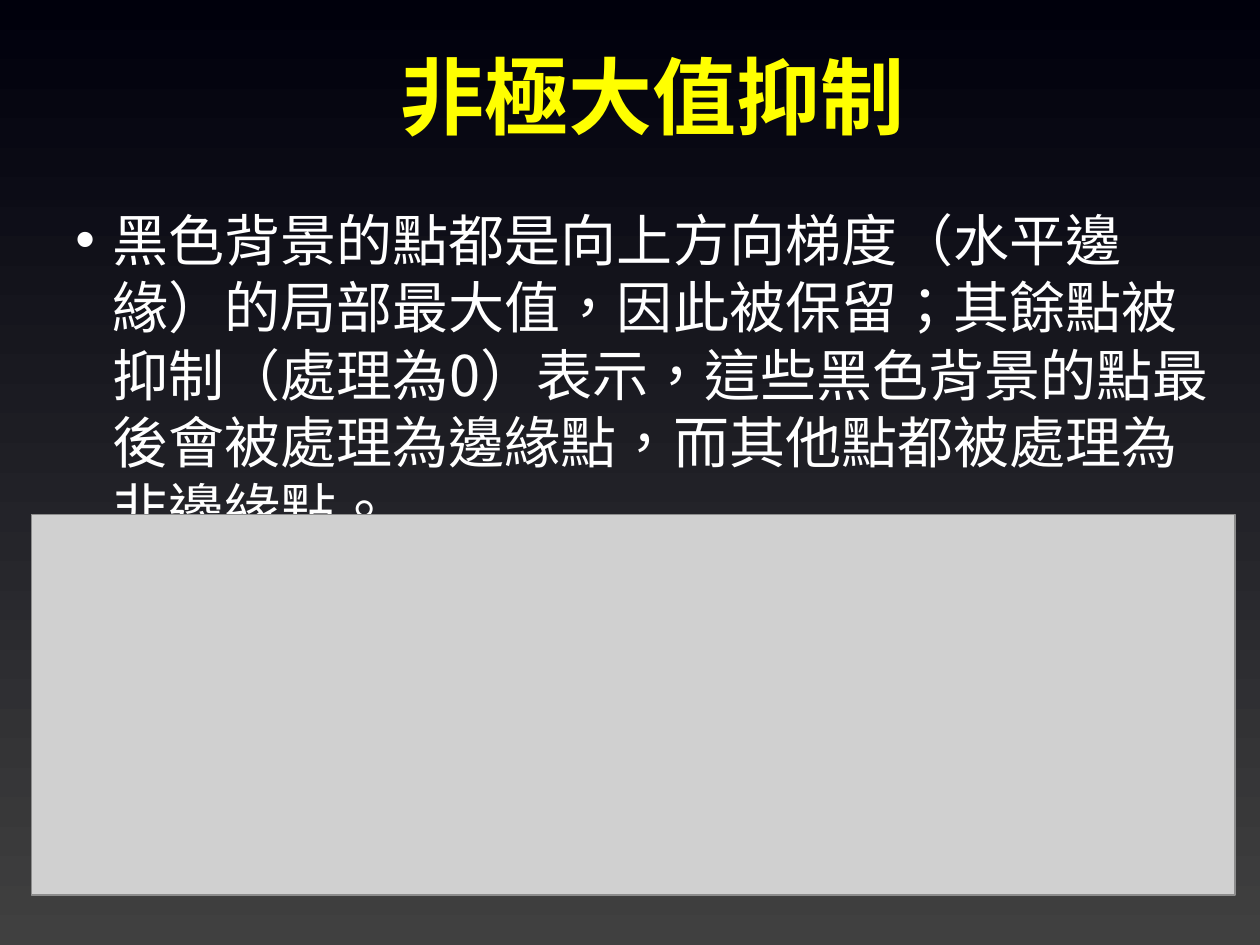
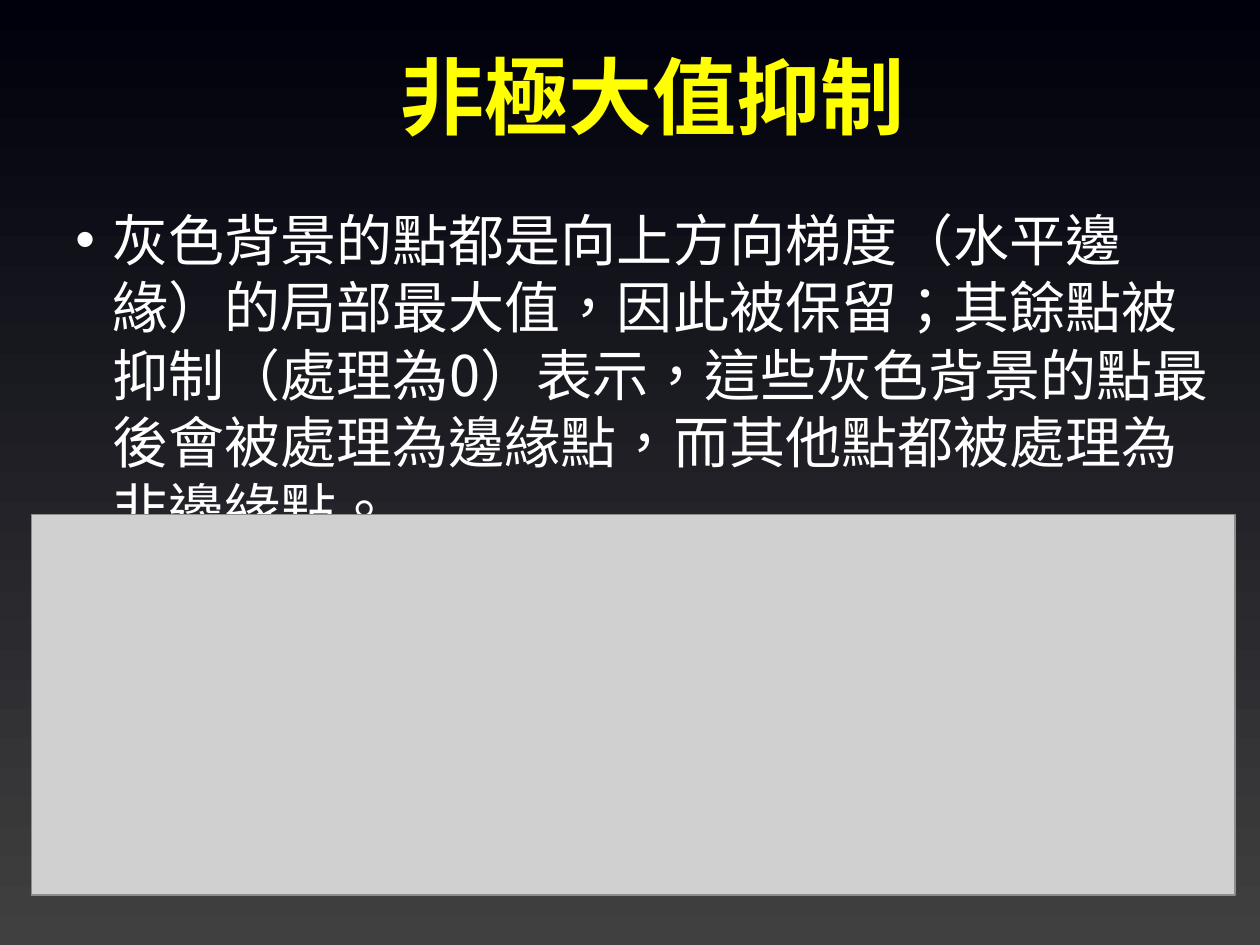
Before and after one commit to joshhu/must_opencv, a slide deck: slide 14 of Slides/05. OpenCV影像處理(進階).pptx. Drawn at 1260x945 pixels with LibreOffice and Linux fonts; fonts in the diff are those of the drawing; grey boxes stand for pictures. Boxes give left, top, right and bottom in pixels: in the first picture for what was removed or moved away, otherwise in the second. Text is boxed around its words. In the diff, an @@ line names an element or a change of style, - is before the commit and + after.

```diff
--- a/Slides/05. OpenCV影像處理(進階).pptx
+++ b/Slides/05. OpenCV影像處理(進階).pptx
@@ text at [113, 213, 1209, 515]: text changed @@
-• 黑色背景的點都是向上方向梯度（水平邊緣）的局部最大值，因此被保留；其餘點被抑制（處理為0）表示，這些黑色背景的點最後會被處理為邊緣點，而其他點都被處理為非邊緣點。
+• 灰色背景的點都是向上方向梯度（水平邊緣）的局部最大值，因此被保留；其餘點被抑制（處理為0）表示，這些灰色背景的點最後會被處理為邊緣點，而其他點都被處理為非邊緣點。
```
Also in this commit, not shown: 6 other slides changed, 2 other files.
